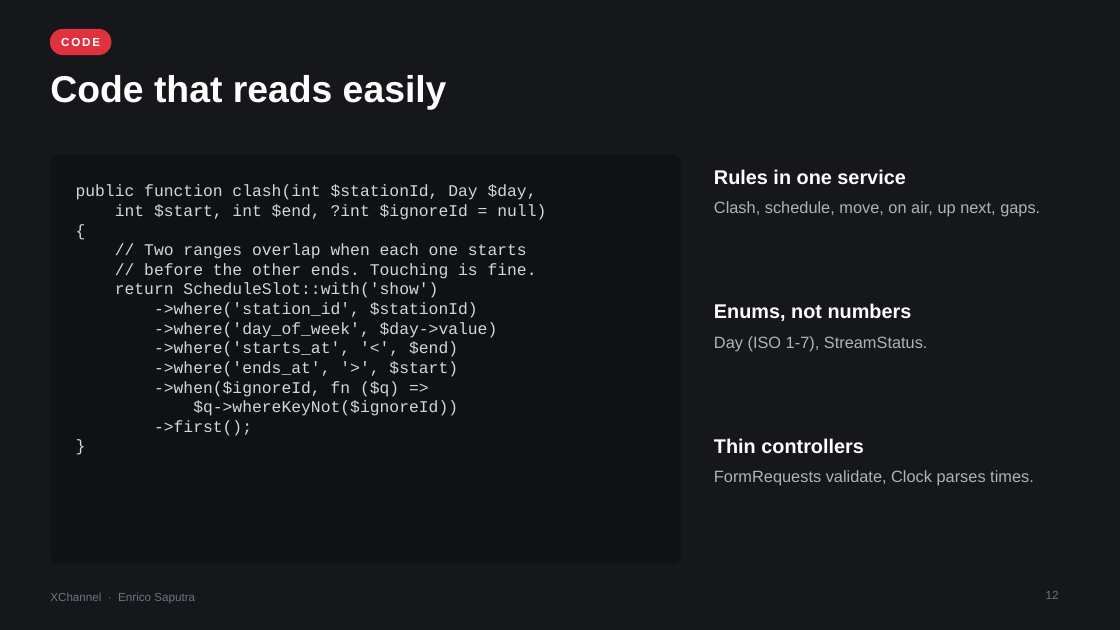
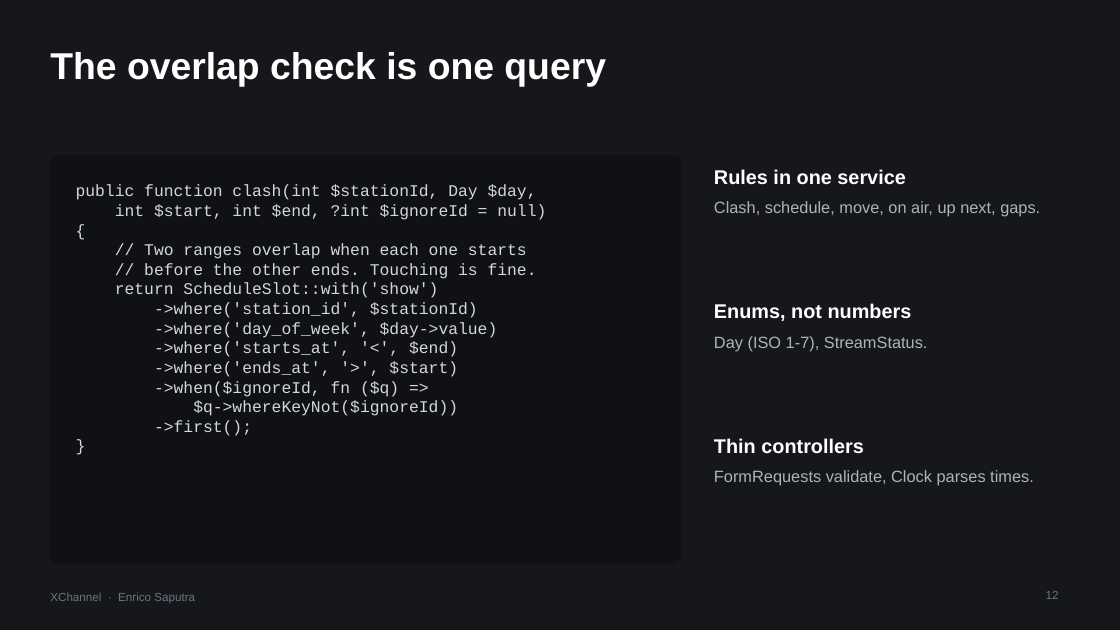
Before and after one commit to Enricosaputra/xchannel-dashboard-demo, a slide deck: slide 12 of docs/XChannel-walkthrough.pptx. Drawn at 1120x630 pixels with LibreOffice and Linux fonts; fonts in the diff are those of the drawing. Boxes give left, top, right and bottom in pixels: in the first picture for what was removed or moved away, otherwise in the second. Text is boxed around its words. In the diff, an @@ line names an element or a change of style, - is before the commit and + after.

Commit message:
Decks: tables for trade-offs, stack and open work; plainer titles

```diff
--- a/docs/XChannel-walkthrough.pptx
+++ b/docs/XChannel-walkthrough.pptx
@@ rounded rectangle removed at [50,29,111,55] @@
@@ title added at [50,52,606,87], 32 pt, text #FFFFFF, bold @@
+The overlap check is one query
@@ text removed at [61,38,100,46] @@
-CODE
@@ title removed at [50,75,447,110] @@
-Code that reads easily
```
Also in this commit, not shown: 12 other slides changed, 1 slide added, 1 slide removed, 7 other files.
